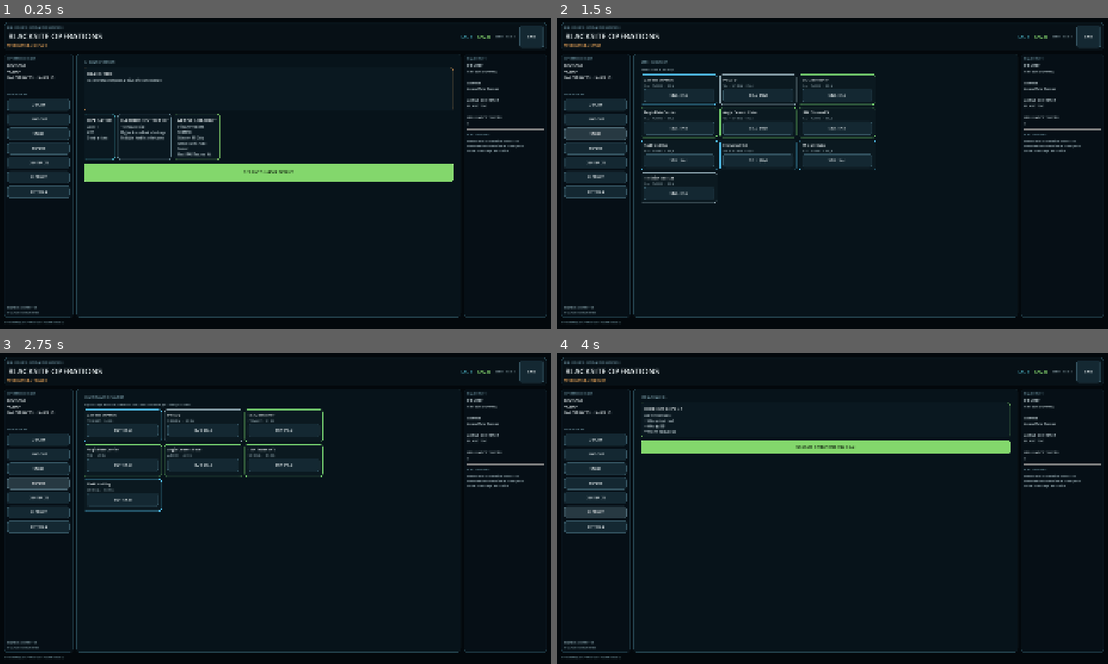
Above: before the commit, frames 1-4 (two rows, left to right).
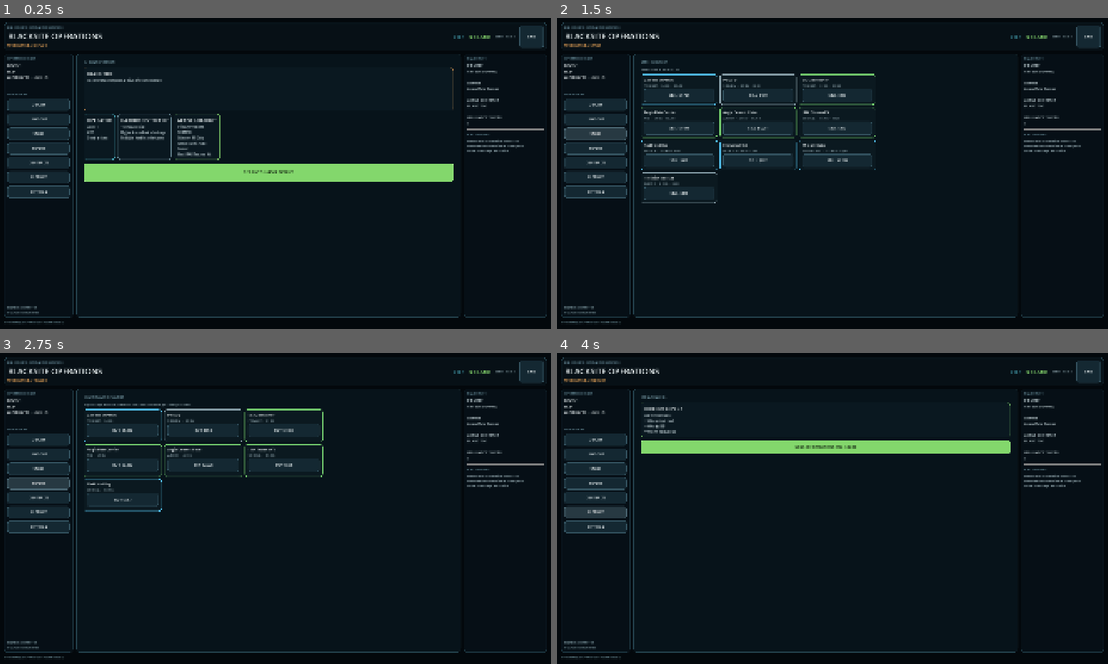
Above: after the commit, the same moments.

Repository: philliparthur98-ops/Blacksite-extraction
Game: Godot game, scene res://scenes/Main.tscn
Two runs of this game, one before a commit and one after it. Both use one fixed random seed, a clock stepped at 60 frames per second and the inputs below.
Inputs:
- Up to frame 1 (0.25 s): no input
- Up to frame 2 (1.5 s): click "DEPLOY" at 0.5 s; click "STASH" at 1.25 s
- Up to frame 3 (2.75 s): click "TRADER" at 2 s
- Up to frame 4 (4 s): click "CONTRACTS" at 2.75 s; click "HIDEOUT" at 3.5 s

The runs differ from the first frame. In frame 1, 0.1% of the frame differs, in the area x 1-90%, y 5-20%; in frame 2, 0.6%, in the area x 1-90%, y 5-57%; in frame 3, 0.3%; in frame 4, 0.2%.

Commit message:
Eliminate runtime UI format errors and harden v1.03 workspace

Diff:
--- a/desktop/scripts/alpha_ui_v103.gd
+++ b/desktop/scripts/alpha_ui_v103.gd
@@ -5,6 +5,21 @@
 var operation_summary: Label
 var detail_summary: Label
 var active_tab_label: Label
+
+func _format_int(value: int) -> String:
+    var negative := value < 0
+    var digits := str(absi(value))
+    var out := ""
+    var group := 0
+    for i in range(digits.length()-1,-1,-1):
+        if group > 0 and group % 3 == 0:
+            out = "," + out
+        out = digits.substr(i,1) + out
+        group += 1
+    return ("-" if negative else "") + out
+
+func _money(value: int) -> String:
+    return "$" + _format_int(value)
 
 func _build_alpha_terminal() -> void:
     alpha_root = Control.new()
@@ -29,7 +44,6 @@
     shell.add_theme_constant_override("separation",10)
     margin.add_child(shell)
 
-    # Command header: identity left, account state right.
     var header_panel := _panel(Color("071117f2"),Color("23404b"),10)
     header_panel.custom_minimum_size.y = 78
     shell.add_child(header_panel)
@@ -46,7 +60,9 @@
     header_level = _label("LVL 1",14,CYAN)
     header_cash = _label("$0",19,GREEN)
     header_stash = _small("STASH 0 / 80")
-    header.add_child(header_level); header.add_child(header_cash); header.add_child(header_stash)
+    header.add_child(header_level)
+    header.add_child(header_cash)
+    header.add_child(header_stash)
     var quit := _button("EXIT")
     quit.custom_minimum_size = Vector2(82,38)
     quit.pressed.connect(func(): quit_requested.emit())
@@ -57,7 +73,6 @@
     workspace.add_theme_constant_override("separation",10)
     shell.add_child(workspace)
 
-    # Left operator/navigation rail.
     var left := _panel(Color("061017f2"),Color("1b333d"),10)
     left.custom_minimum_size.x = 238
     workspace.add_child(left)
@@ -76,11 +91,12 @@
         b.custom_minimum_size = Vector2(210,42)
         b.pressed.connect(_show_tab.bind(tab))
         left_v.add_child(b)
-    var spacer := Control.new(); spacer.size_flags_vertical = Control.SIZE_EXPAND_FILL; left_v.add_child(spacer)
+    var spacer := Control.new()
+    spacer.size_flags_vertical = Control.SIZE_EXPAND_FILL
+    left_v.add_child(spacer)
     operation_summary = _small("HARBOR DISTRICT 07\nSTATUS // CONTESTED",Color("88a4ac"))
     left_v.add_child(operation_summary)
 
-    # Central workspace remains compatible with all functional Alpha tab builders.
     var center := _panel(Color("08141bea"),Color("24424d"),12)
     center.size_flags_horizontal = Control.SIZE_EXPAND_FILL
     center.size_flags_vertical = Control.SIZE_EXPAND_FILL
@@ -100,7 +116,6 @@
     alpha_content.add_theme_constant_override("separation",11)
     scroll.add_child(alpha_content)
 
-    # Right context rail reduces tab hopping and keeps raid state visible.
     var right := _panel(Color("061017f2"),Color("1b333d"),10)
     right.custom_minimum_size.x = 286
     workspace.add_child(right)
@@ -128,14 +143,20 @@
     _refresh_context()
 
 func _refresh_header() -> void:
-    super._refresh_header()
+    if header_cash == null:
+        return
+    header_cash.text = _money(int(alpha_profile.get("cash",0)))
+    header_level.text = "LVL %d" % int(alpha_profile.get("level",1))
+    var stash: Array = alpha_profile.get("stash",[])
+    header_stash.text = "STASH %d / 80" % stash.size()
     _refresh_context()
 
 func _refresh_context() -> void:
-    if alpha_profile.is_empty(): return
+    if alpha_profile.is_empty():
+        return
     if operator_summary:
-        operator_summary.text = "LEVEL %d\n%,d XP\n%d EXTRACTS  •  %d KILLS" % [
-            int(alpha_profile.get("level",1)),int(alpha_profile.get("xp",0)),
+        operator_summary.text = "LEVEL %d\n%s XP\n%d EXTRACTS  •  %d KILLS" % [
+            int(alpha_profile.get("level",1)),_format_int(int(alpha_profile.get("xp",0))),
             int(alpha_profile.get("extractions",0)),int(alpha_profile.get("kills",0))]
     if detail_summary:
         var loadout: Dictionary = alpha_profile.get("loadout",{})
@@ -146,6 +167,85 @@
         detail_summary.text = "PRIMARY\n%s\n\nARMOR\n%s\n\nACTIVE CONTRACT\n%s\n\nINSURANCE TOKENS\n%d" % [
             primary,armor,str(contract.get("name","BLACK TIDE")),int(alpha_profile.get("insurance_tokens",0))]
 
+func _build_stash_tab() -> void:
+    alpha_content.add_child(_section("STASH INVENTORY"))
+    var stash: Array = alpha_profile.get("stash",[])
+    alpha_content.add_child(_small("Total stored value: %s" % _money(ItemDB.stash_value(stash))))
+    var grid := GridContainer.new()
+    grid.columns = 3
+    grid.add_theme_constant_override("h_separation",8)
+    grid.add_theme_constant_override("v_separation",8)
+    alpha_content.add_child(grid)
+    for i in range(stash.size()):
+        var id := str(stash[i])
+        var d := ItemDB.get_item(id)
+        var p := _panel(Color("0b1920"),ItemDB.rarity_color(str(d.get("rarity","common"))),8)
+        p.custom_minimum_size = Vector2(265,105)
+        var v := VBoxContainer.new()
+        p.add_child(v)
+        v.add_child(_label(str(d.get("name",id)),12,TEXT))
+        v.add_child(_small("%s  •  %.1f KG  •  %s" % [str(d.get("type","ITEM")),float(d.get("weight",0.0)),_money(int(d.get("value",0)))]))
+        var sell_value := int(float(d.get("value",0))*0.72)
+        var sell := _button("SELL  %s" % _money(sell_value))
+        sell.disabled = id == "quest_drive"
+        sell.pressed.connect(func(): sell_requested.emit(id))
+        v.add_child(sell)
+        grid.add_child(p)
+
+func _build_trader_tab() -> void:
+    alpha_content.add_child(_section("QUARTERMASTER // MARKET"))
+    alpha_content.add_child(_small("Buy field equipment at contractor rates. Sell recovered gear from your stash."))
+    var grid := GridContainer.new()
+    grid.columns = 3
+    grid.add_theme_constant_override("h_separation",8)
+    grid.add_theme_constant_override("v_separation",8)
+    alpha_content.add_child(grid)
+    for id_value in ["m4","g17","m870","carrier","plate","ifak","salewa"]:
+        var id: String = str(id_value)
+        var d := ItemDB.get_item(id)
+        var price := int(float(d.get("value",0))*1.25)
+        var p := _panel(Color("0b1920"),ItemDB.rarity_color(str(d.get("rarity","common"))),8)
+        p.custom_minimum_size = Vector2(270,112)
+        var v := VBoxContainer.new()
+        p.add_child(v)
+        v.add_child(_label(str(d.get("name",id)),12,TEXT))
+        v.add_child(_small("%s  •  %.1f KG" % [str(d.get("type","ITEM")),float(d.get("weight",0.0))]))
+        var buy := _button("BUY  %s" % _money(price))
+        buy.disabled = int(alpha_profile.get("cash",0)) < price
+        buy.pressed.connect(func(): buy_requested.emit(id))
+        v.add_child(buy)
+        grid.add_child(p)
+
+func _build_contracts_tab() -> void:
+    alpha_content.add_child(_section("CONTRACT BOARD"))
+    var level := int(alpha_profile.get("level",1))
+    var completed: Array = alpha_profile.get("completed_contracts",[])
+    var active := str(alpha_profile.get("active_contract","black_tide"))
+    for id_value in CONTRACTS.keys():
+        var id: String = str(id_value)
+        var c: Dictionary = CONTRACTS[id]
+        var unlocked := level >= int(c.get("unlock",1))
+        var done := completed.has(id)
+        var body := "%s\nReward %s  •  %s XP" % [str(c.get("desc","")),_money(int(c.get("reward",0))),_format_int(int(c.get("xp",0)))]
+        var p := _card(str(c.get("name",id)),body,GREEN if unlocked else MUTED)
+        var v := p.get_child(0) as VBoxContainer
+        var button_text := "ACTIVE" if active == id else ("COMPLETED" if done else ("ACCEPT" if unlocked else "LOCKED — LVL %d" % int(c.get("unlock",1))))
+        var b := _button(button_text)
+        b.disabled = not unlocked or active == id
+        b.pressed.connect(func(): contract_requested.emit(id))
+        v.add_child(b)
+        alpha_content.add_child(p)
+
+func _build_hideout_tab() -> void:
+    alpha_content.add_child(_section("OPERATIONS CELL"))
+    var level := int(alpha_profile.get("hideout_level",1))
+    var cost := 6000*level
+    alpha_content.add_child(_card("HIDEOUT LEVEL %d" % level,"Current bonuses:\n• +%d%% contract cash\n• +%d%% raid XP\n• +%d IFAK field use(s)" % [(level-1)*5,(level-1)*5,maxi(0,level-1)],GREEN))
+    var upgrade := _button("UPGRADE OPERATIONS CELL  %s" % _money(cost),true)
+    upgrade.disabled = int(alpha_profile.get("cash",0)) < cost or level >= 5
+    upgrade.pressed.connect(func(): hideout_upgrade_requested.emit())
+    alpha_content.add_child(upgrade)
+
 func set_profile(profile_: Dictionary) -> void:
     super.set_profile(profile_)
     _refresh_context()
